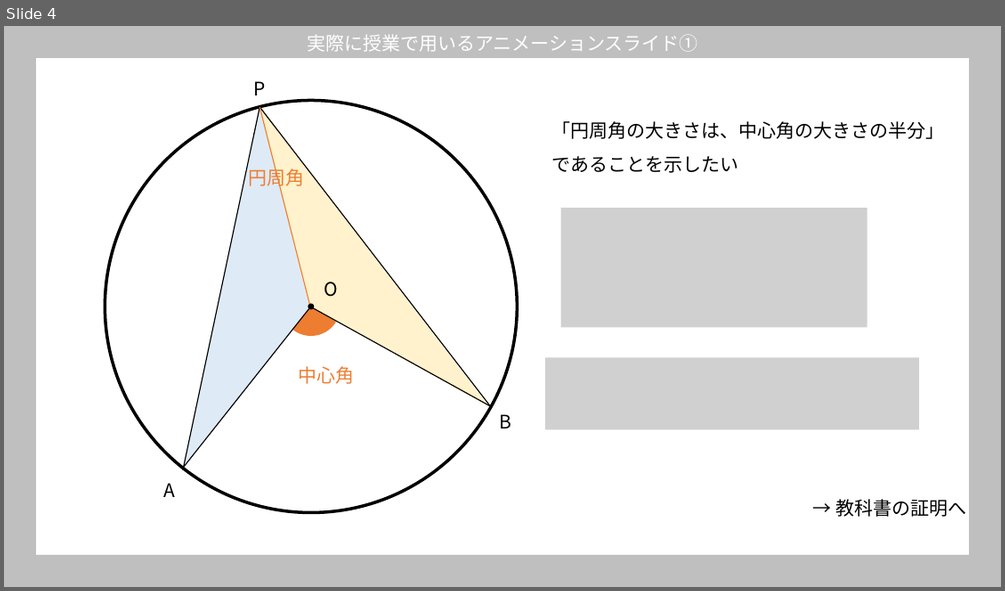
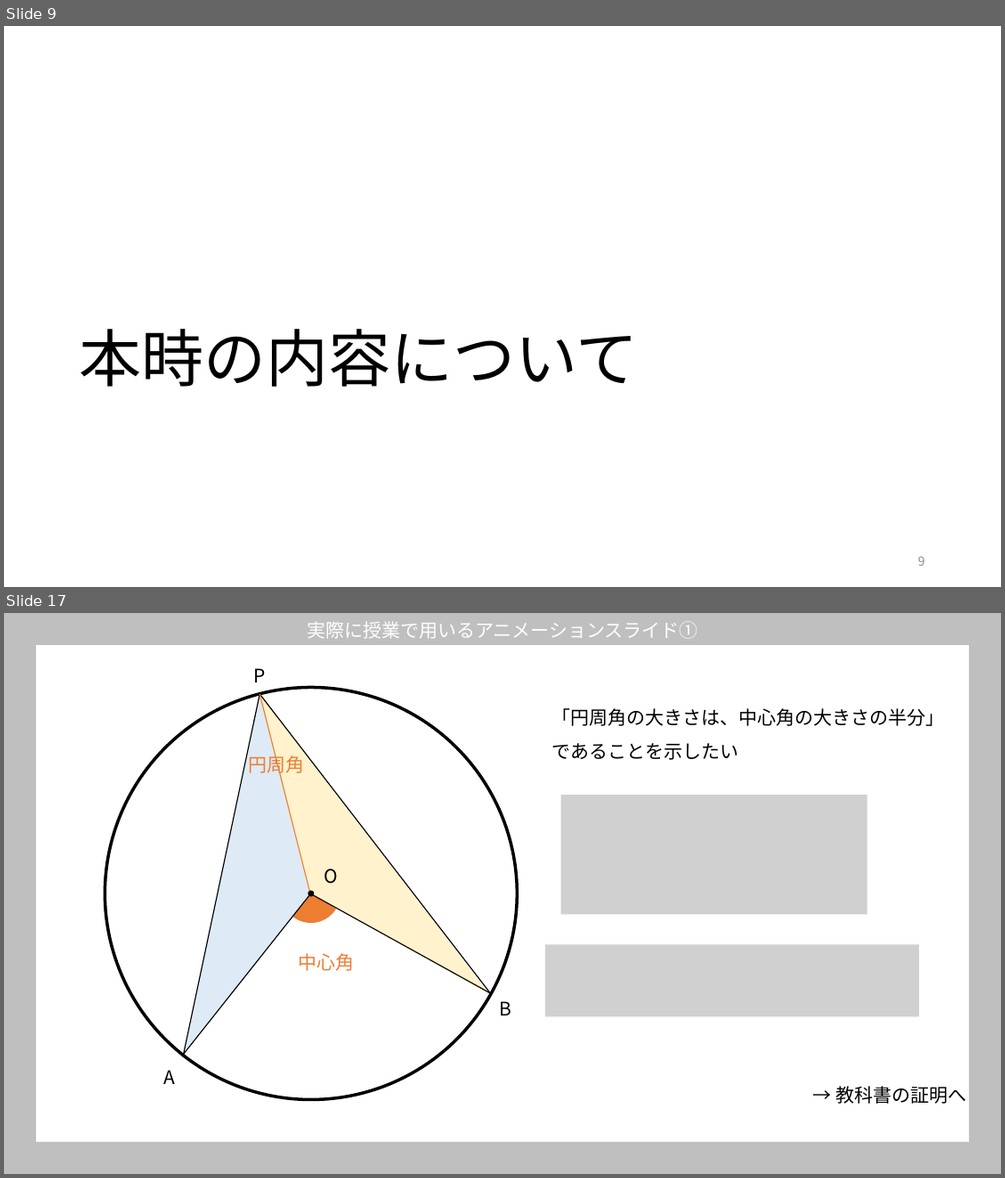
Before and after one commit to ogata222/ogata222.github.io, a slide deck: 円周角の定理_発表会用授業イメージ説明.pptx. Shown one above the other, each under a label of ours: slide 4 before the commit, slides 9 and 17 after it; the slides between them are not shown. The pictures are 1005x591 and 1005x1178 pixels, drawn with LibreOffice and Linux fonts; fonts in the diff are those of the drawing; grey boxes stand for pictures. Boxes give left, top, right and bottom in pixels: in the first picture for what was removed or moved away, otherwise in the second. Text is boxed around its words. In the diff, an @@ line names an element or a change of style, - is before the commit and + after.

```diff
--- a/円周角の定理_発表会用授業イメージ説明.pptx
+++ b/円周角の定理_発表会用授業イメージ説明.pptx
@@ slide 9 added at [4,26,1001,587], background #FFFFFF @@
@@ title added at [80,329,639,386], 60 pt, text #000000 @@
+本時の内容について
@@ page number added at [918,556,925,565], 12 pt, text #8C8C8C @@
+9
@@ what was slide 4 is now slide 17 @@
```
Also in this commit, not shown: 3 slides changed, 15 other slides added, 4 slides removed.
